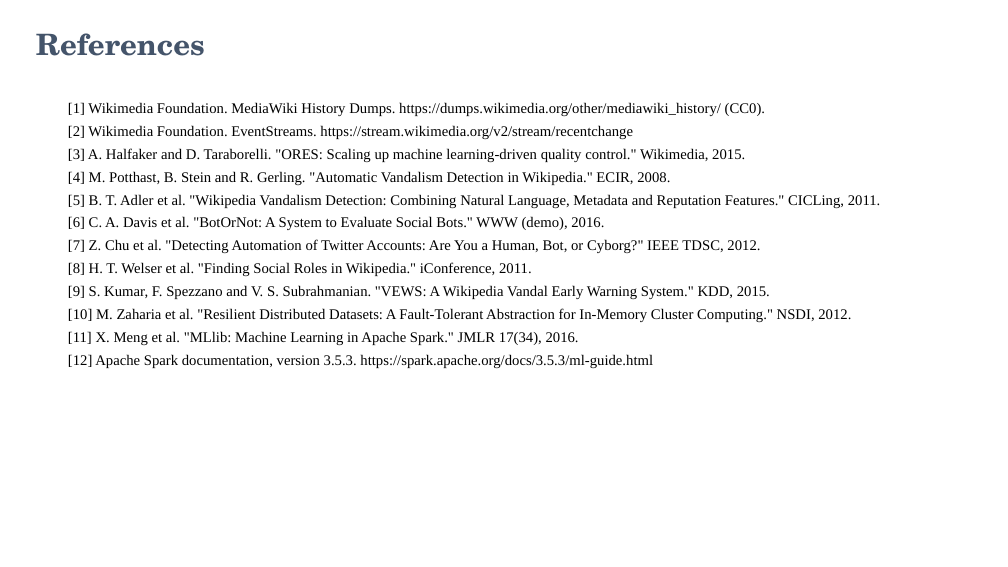
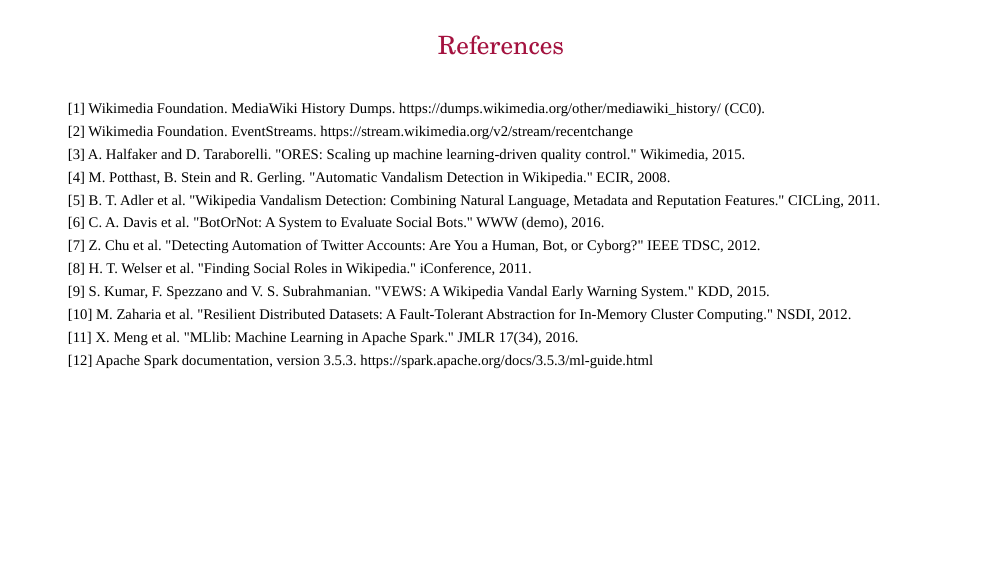
Before and after one commit to CognacStealer/BIgData, a slide deck: slide 22 of reports/MMDS_EndSem_Wikimedia_Bot_Detection.pptx. Drawn at 1008x567 pixels with LibreOffice and Linux fonts; fonts in the diff are those of the drawing; background and template pictures are left out. Boxes give left, top, right and bottom in pixels: in the first picture for what was removed or moved away, otherwise in the second. Text is boxed around its words. In the diff, an @@ line names an element or a change of style, - is before the commit and + after.

```diff
--- a/reports/MMDS_EndSem_Wikimedia_Bot_Detection.pptx
+++ b/reports/MMDS_EndSem_Wikimedia_Bot_Detection.pptx
@@ title "References" at box(438, 35, 564, 55): size 28 to 24 pt, text colour #44546A to #A4123F, bold off; alignment left to centre @@
```
Also in this commit, not shown: 22 other slides changed, 2 other files.
